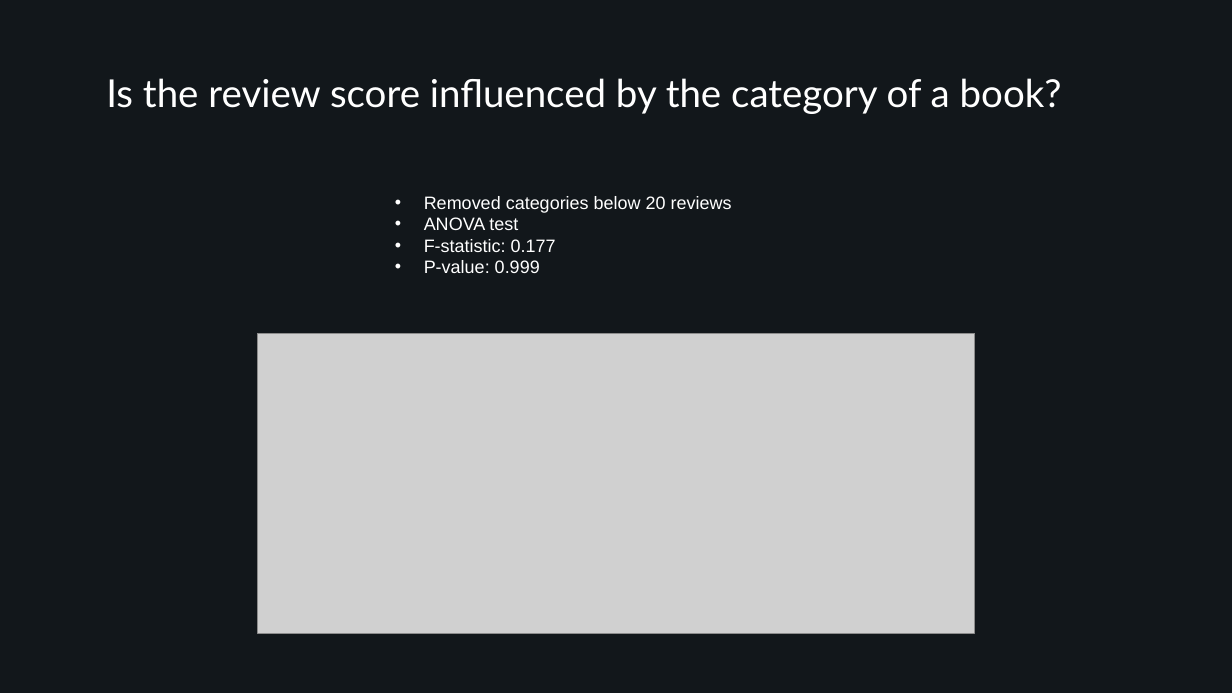
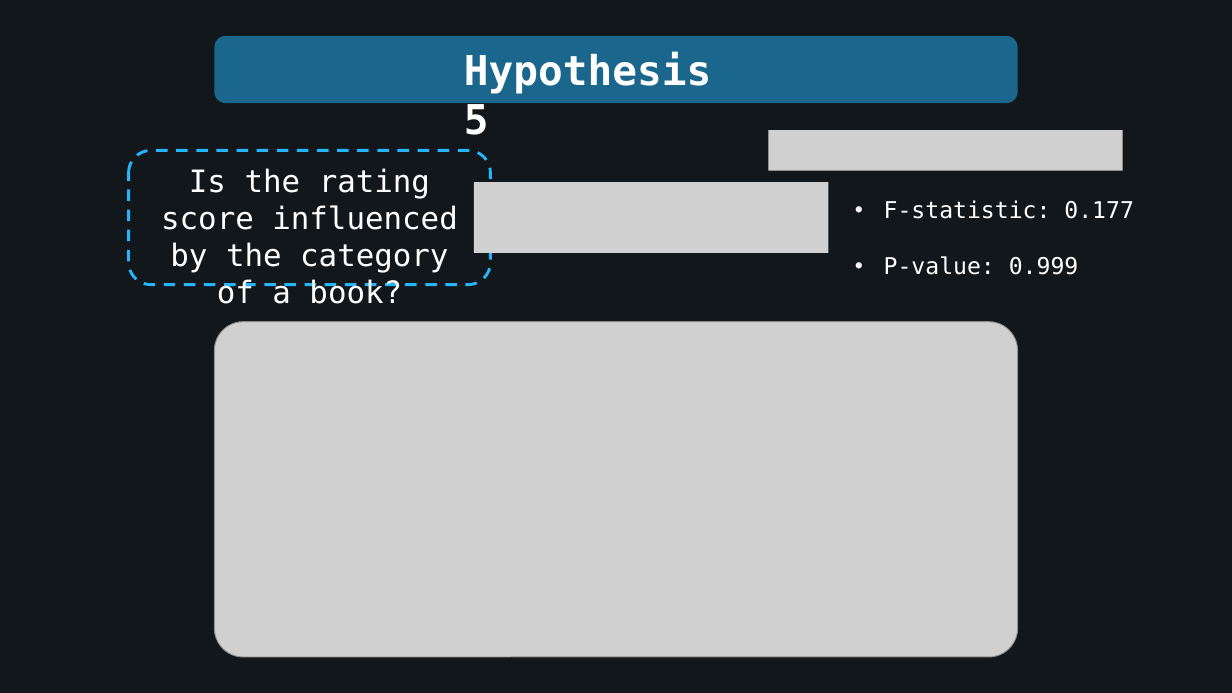
Before and after one commit to AndreaAlberti07/Amazon-books-reviews-ML, a slide deck: slide 14 of presentation/Presentation.pptx (slide 11 before the commit). Drawn at 1232x693 pixels with LibreOffice and Linux fonts; fonts in the diff are those of the drawing; grey boxes stand for pictures; background and template pictures are left out. Boxes give left, top, right and bottom in pixels: in the first picture for what was removed or moved away, otherwise in the second. Text is boxed around its words. In the diff, an @@ line names an element or a change of style, - is before the commit and + after.

```diff
--- a/presentation/Presentation.pptx
+++ b/presentation/Presentation.pptx
@@ rounded rectangle added at [214, 36, 1018, 104], fill #25B6FF at 50% opacity @@
@@ text added at [464, 51, 711, 135], 32 pt, text #FFFFFF, bold @@
+Hypothesis 5
@@ picture added at [769, 130, 1124, 171] @@
@@ rounded rectangle "Is the rating score influenced ...": place and size @@
-rounded rectangle "Is the rating score influenced ..." at [106, 78, 1062, 114]
+rounded rectangle "Is the rating score influenced ..." at [128, 151, 491, 285]
@@ rounded rectangle "Is the rating score influenced ..." at [128, 151, 491, 285]: outline none to #25B6FF 2.25 pt dashed @@
@@ text in rounded rectangle at [161, 168, 457, 304]: text changed; size 30 to 24 pt; font Lato to DejaVu Sans Mono @@
-Is the review score influenced by the category of a book?
+Is the rating score influenced by the category of a book?
@@ text at [424, 196, 732, 230]: paragraphs removed @@
-• Removed categories below 20 reviews
-• ANOVA test
@@ picture added at [474, 182, 829, 253] @@
@@ text "F-statistic: 0.177": place and size @@
-text "F-statistic: 0.177" at [424, 196, 732, 273]
+text "F-statistic: 0.177" at [884, 200, 1134, 275]
@@ text "F-statistic: 0.177" at [884, 200, 1134, 275]: size 14 to 18 pt, font Arial to DejaVu Sans Mono @@
@@ picture: place and size @@
-picture at [257, 334, 975, 633]
+picture at [214, 322, 1018, 657]
```
Also in this commit, not shown: 8 other slides changed, 14 slides added, 8 slides removed.
